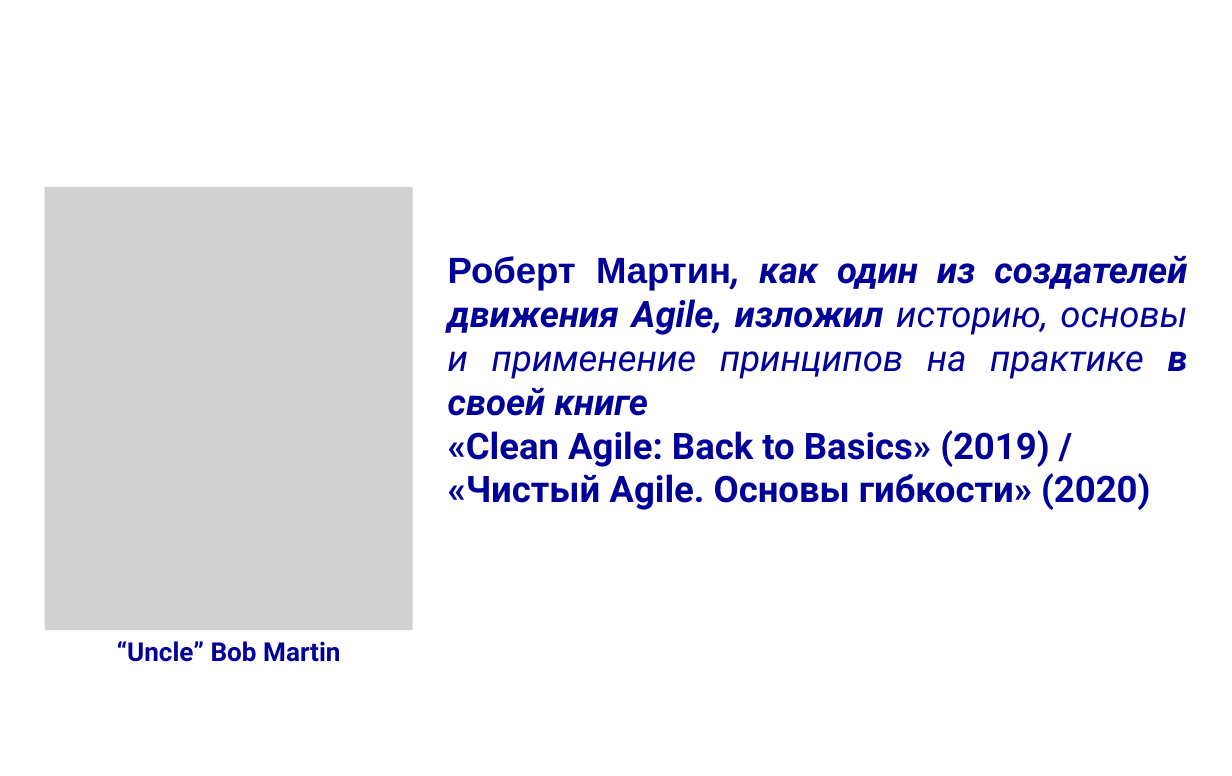
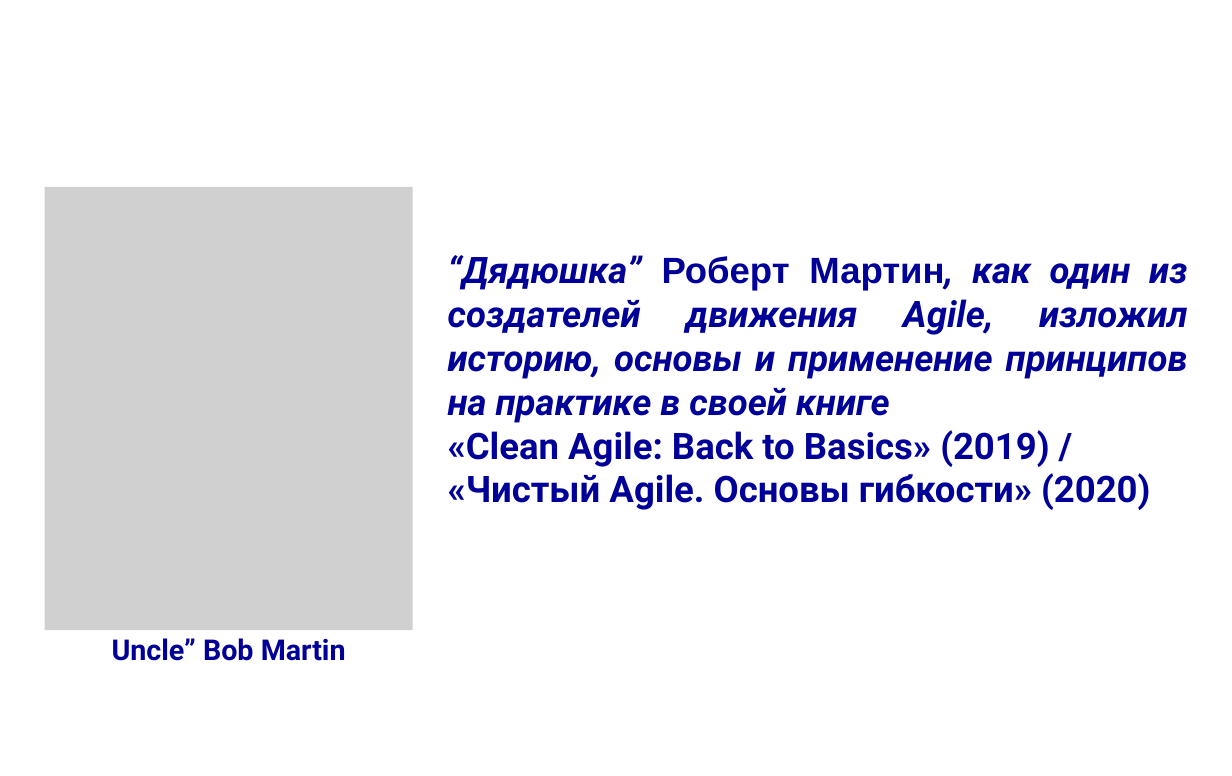
Before and after one commit to mike-shock/Software_Craft, a slide deck: slide 3 of Agile_Intro.odp. Drawn at 1232x776 pixels with LibreOffice and Linux fonts; fonts in the diff are those of the drawing; grey boxes stand for pictures; background and template pictures are left out. Boxes give left, top, right and bottom in pixels: in the first picture for what was removed or moved away, otherwise in the second. Text is boxed around its words. In the diff, an @@ line names an element or a change of style, - is before the commit and + after.

```diff
--- a/Agile_Intro.odp
+++ b/Agile_Intro.odp
@@ text at (x1=448, y1=255, x2=1188, y2=423): text changed @@
-Роберт Мартин, как один из создателей движения Agile, изложил историю, основы и применение принципов на практике в своей книге
+“Дядюшка” Роберт Мартин, как один из создателей движения Agile, изложил историю, основы и применение принципов на практике в своей книге
@@ text in picture at (x1=112, y1=638, x2=346, y2=661): text changed; size 20 to 22 pt @@
-“Uncle” Bob Martin
+Uncle” Bob Martin
```
Also in this commit, not shown: 32 other slides changed, 1 slide added, 2 other files.
